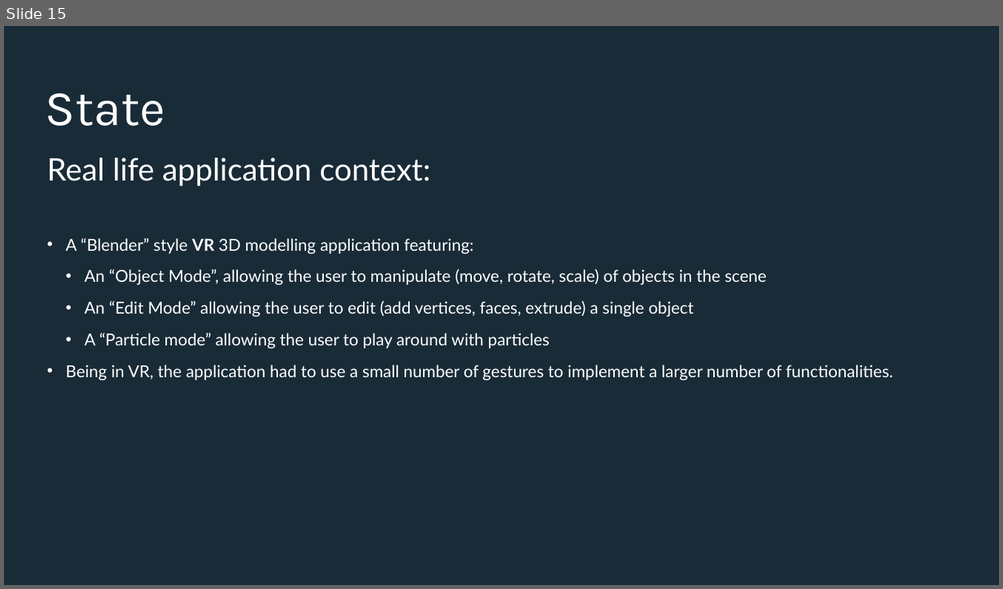
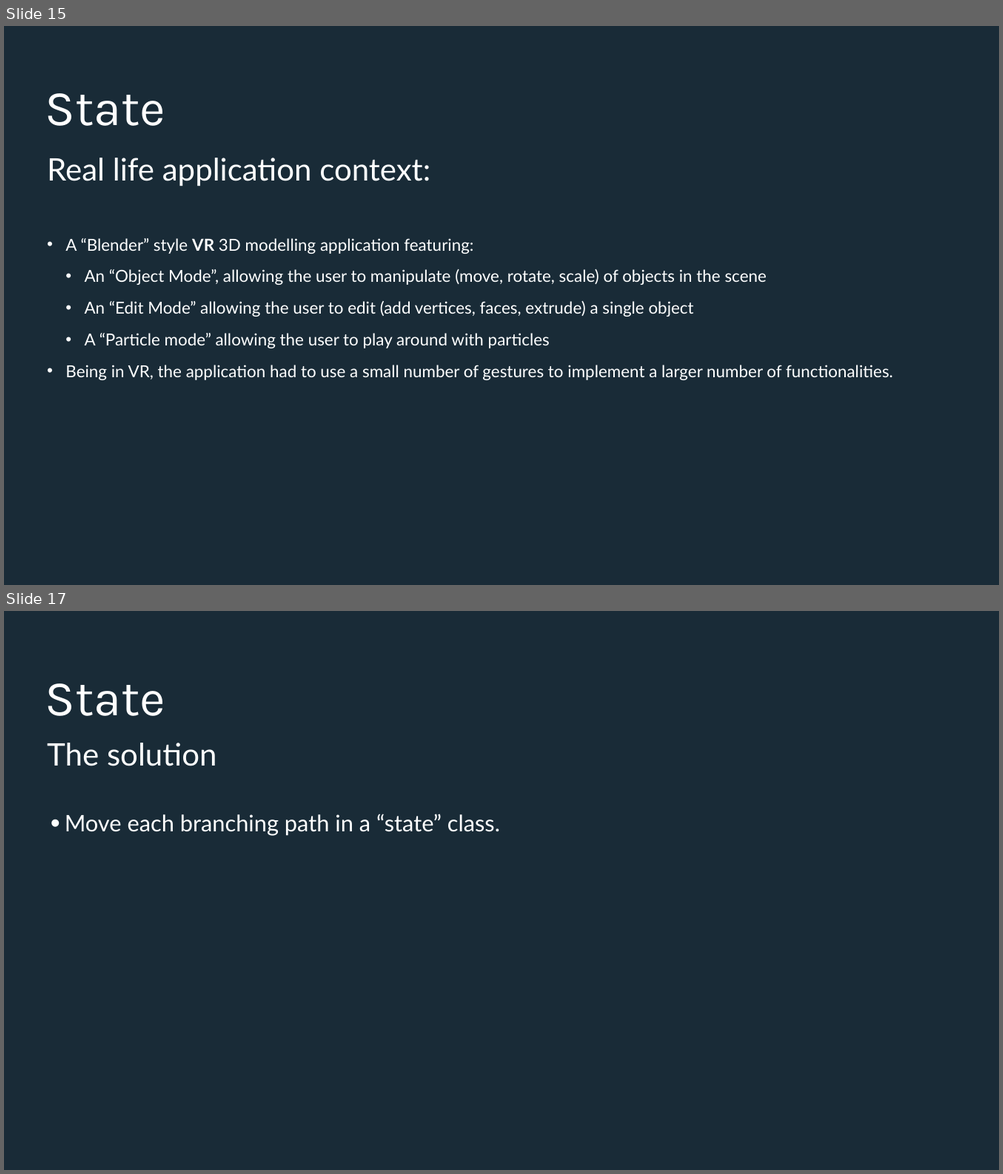
Before and after one commit to Iamsdl/Endava-DesignPatterns, a slide deck: PPT/Back to the basics, explaining design patterns with real life examples - Adapter & State.pptx. Shown one above the other, each under a label of ours: slide 15 before the commit, slides 15 and 17 after it; the slides between them are not shown. The pictures are 1003x589 and 1003x1174 pixels, drawn with LibreOffice and Linux fonts; fonts in the diff are those of the drawing; background and template pictures are left out. Boxes give left, top, right and bottom in pixels: in the first picture for what was removed or moved away, otherwise in the second. Text is boxed around its words. In the diff, an @@ line names an element or a change of style, - is before the commit and + after.

Commit message:
State

```diff
--- a/PPT/Back to the basics, explaining design patterns with real life examples - Adapter & State.pptx
+++ b/PPT/Back to the basics, explaining design patterns with real life examples - Adapter & State.pptx
@@ slide 17 added at bbox=[4, 611, 999, 1170], background #192B37 @@
@@ title added at bbox=[45, 684, 165, 716], 96 pt, text #FFFFFF @@
+State
@@ text added at bbox=[47, 743, 216, 766], 60 pt, text #FEFFFF @@
+The solution
@@ text added at bbox=[65, 814, 500, 836], 44 pt, text #FEFFFF @@
+• Move each branching path in a “state” class.
```
Also in this commit, not shown: 16 other slides changed, 2 other slides added, 2 slides removed.
